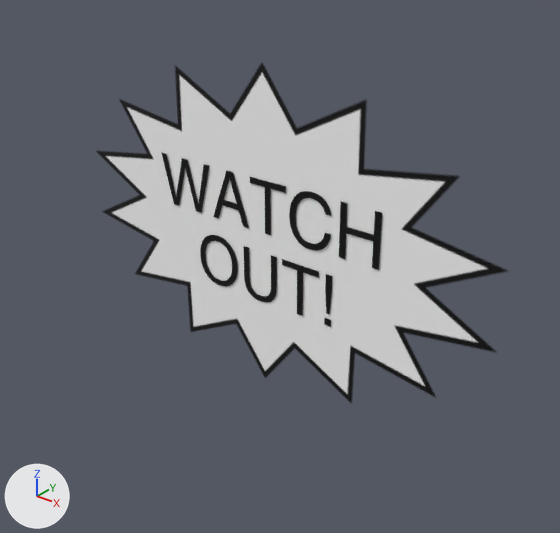
The glTF model projects/find-waffle/public/escape-cube/models/watch_out.gltf: old version first, new version second.
Both versions are drawn from a 50 mm lens placed at (3.38, -4.04, 2.3), pointed at (0.16, 0.0, -0.2). The axes (+X, +Y, +Z) are drawn at lower left. The lights are the same throughout.

Names of what the first picture shows: 'Star 6.png', 'Text'.
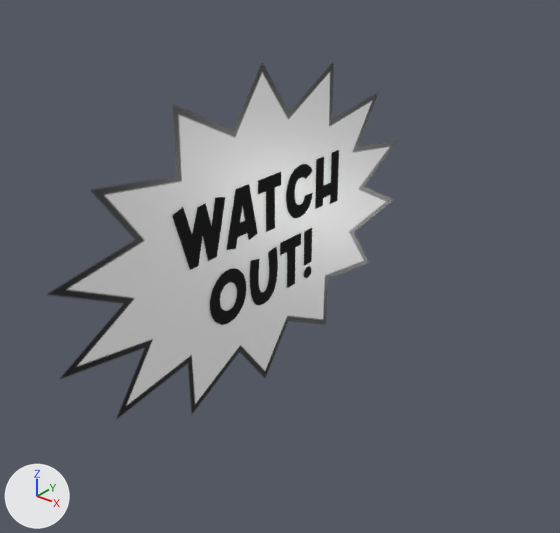
ob_group is not drawn itself; it is the parent of ob_star_6_png, ob_text.

Changed parts and their boxes (x1, y1, x2, y2) in the pictures (560 x 533 px; the box of a moved part takes in the faces that stretch with it):
'Star 6.png', turned
    before: (96, 63, 507, 403)
    after: (48, 63, 397, 419)
'Text', reshaped, turned
    before: (162, 153, 382, 327)
    after: (172, 150, 339, 325)
part 1 of me_mesh_1, rebuilt (12% wider, 21% taller)
    before: (162, 153, 209, 213)
    after: (172, 197, 225, 270)
part 2 of me_mesh_1, rebuilt (43% narrower, 13% shorter)
    before: (339, 202, 382, 270)
    after: (315, 150, 339, 209)
part 3 of me_mesh_1, rebuilt (11% narrower, 14% taller)
    before: (213, 170, 249, 228)
    after: (226, 184, 258, 250)
part 4 of me_mesh_1, rebuilt (42% narrower)
    before: (282, 259, 319, 316)
    after: (280, 233, 301, 288)
part 5 of me_mesh_1, deleted
    before: (325, 274, 332, 315)
part 6 of me_mesh_1, moved or reshaped
    before: (200, 177, 331, 327)
    after: (210, 164, 313, 325)

Diff of the bpy script that builds the scene:
```diff
--- a/projects/find-waffle/public/escape-cube/models/watch_out.gltf.py
+++ b/projects/find-waffle/public/escape-cube/models/watch_out.gltf.py
@@ me_mesh_1 @@
 # used by ob_text; parent = ob_group; location = (0.0, -1.0, -4.967)
-me_mesh_1.from_pydata(...)  # 716 vertices, 700 faces; spans x -104.0..100.0, y 0.0, z -50.0..50.0
+me_mesh_1.from_pydata(...)  # 468 vertices, 452 faces; spans x -91.0..93.0, y 0.0, z -50.0..54.0
+# me_mesh_1 part 1: the loose piece of 162 vertices spanning x -104.0..-52.0, y 0.0, z 8.0..49.0 is rebuilt with 13 vertices and now spans x -91.0..-41.0, y 0.0, z 7.0..54.0
+# me_mesh_1 part 2: the loose piece of 16 vertices spanning x 68.0..100.0, y 0.0, z 8.0..49.0 is rebuilt with 12 vertices and now spans x 63.0..93.0, y 0.0, z 6.0..49.0
+# me_mesh_1 part 3: the loose piece of 14 vertices spanning x -50.0..-13.0, y 0.0, z 8.0..49.0 is rebuilt with 11 vertices and now spans x -42.0..-8.0, y 0.0, z 7.0..51.0
+# me_mesh_1 part 4: the loose piece of 11 vertices spanning x 18.0..51.0, y 0.0, z -49.0..-8.0 is rebuilt with 8 vertices and now spans x 18.0..44.0, y 0.0, z -49.0..-6.0
+# me_mesh_1 part 5: the loose piece of 8 vertices spanning x 57.0..63.0, y 0.0, z -39.0..-8.0 is deleted
+# me_mesh_1 part 6: 11 vertices moved within x -60.0..49.0, y 0.0, z -49.0..21.0; 468 vertices removed from x -66.0..63.0, y 0.0, z -50.0..50.0; 387 vertices added at x -61.0..59.0, y 0.0, z -50.0..51.0
 me_mesh_1.materials.append(mat_material_1)
@@ ob_group @@
 ob_group.location = (0.0, 0.0, 0.0)
+ob_group.rotation_euler = (0.0, 0.0, 1.571)  # degrees (0, 0, 90)
```
